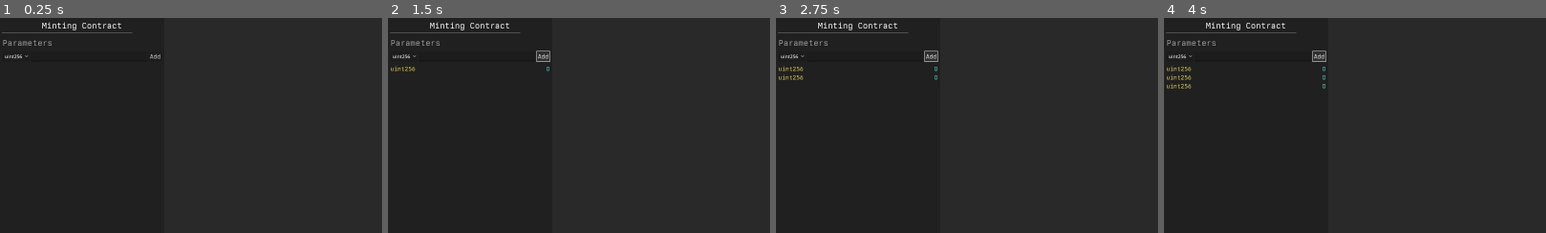
Above: before the commit, frames 1-4 (left to right).
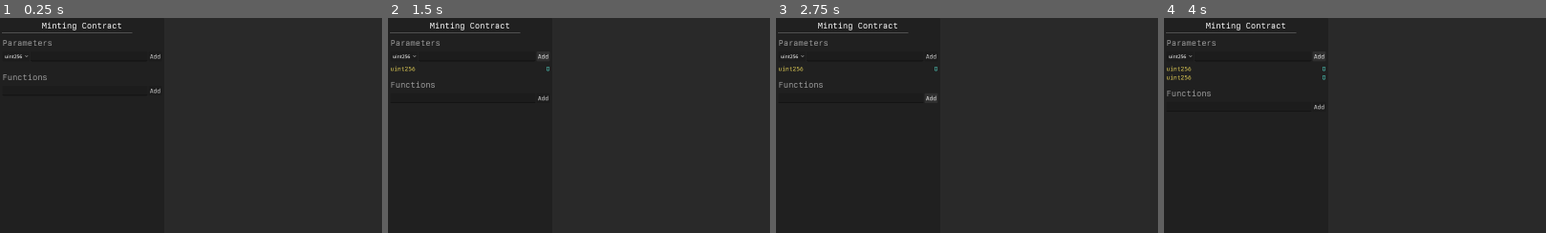
Above: after the commit, the same moments.

Repository: JackShort/vscripting
Game: Godot game, scene res://Main.tscn
Two runs of this game, one before a commit and one after it. Both use one fixed random seed, a clock stepped at 60 frames per second and the inputs below.
Inputs:
- Up to frame 1 (0.25 s): no input
- Up to frame 2 (1.5 s): click "uint256" at 0.5 s; click "Add" at 1.25 s
- Up to frame 3 (2.75 s): click "Add" at 2 s
- Up to frame 4 (4 s): click "uint256" at 2.75 s; click "Add" at 3.5 s
The pictures show only the part of the screen within x 0-50%, y 0-50%; the shares and areas given below are measured in that part.

The runs differ from the first frame. In frame 1, 0.2% of the frame differs, in the area x 0-42%, y 25-36%; in frame 2, 0.2%; in frame 3, 0.4%, in the area x 0-43%, y 15-39%; in frame 4, 0.3%.

Commit message:
function addition

Diff:
--- /dev/null
+++ b/FunctionsInputHandler.gd
@@ -0,0 +1,25 @@
+extends VBoxContainer
+
+@onready var param_display_scene = preload("res://ParameterDisplay.tscn")
+@onready var add_function_button = %AddFunctionButton
+@onready var function_input = %FunctionsInput
+@onready var function_container = %FunctionsContainer
+
+func _ready():
+    add_function_button.button_down.connect(_on_add_param)
+
+func _on_add_param():
+    var function_name = function_input.text
+
+    if not Global.vm_state.has("functions"):
+        Global.vm_state["functions"] = {}
+
+    var sol_function = SolFunction.new(function_name)
+    Global.vm_state["functions"][function_name]  = sol_function
+    var param_displayer = param_display_scene.instantiate()
+    function_container.add_child(param_displayer)
+    param_displayer.get_node("NameLabel").text = sol_function.name
+    param_displayer.get_node("TypeLabel").visible = false
+    param_displayer.get_node("Value").visible = false
+
+    function_input.clear()
--- a/Main.tscn
+++ b/Main.tscn
@@ -1,13 +1,16 @@
-[gd_scene load_steps=8 format=3 uid="uid://d23k47vwmjlya"]
+[gd_scene load_steps=10 format=3 uid="uid://d23k47vwmjlya"]
 
 [ext_resource type="Script" path="res://Graph.gd" id="1_dqnvj"]
 [ext_resource type="Script" path="res://GridRenderer.gd" id="1_eaphm"]
 [ext_resource type="Script" path="res://GridCam.gd" id="1_tuxxw"]
 [ext_resource type="Theme" uid="uid://bo8kigawanwjo" path="res://text_theme.tres" id="1_v7iym"]
 [ext_resource type="Script" path="res://ParameterInputHandler.gd" id="2_44j18"]
+[ext_resource type="Script" path="res://FunctionsInputHandler.gd" id="3_p7qvg"]
 [ext_resource type="PackedScene" uid="uid://dd45w0c6lva0" path="res://GraphNodeList.tscn" id="5_aqdkv"]
 
 [sub_resource type="StyleBoxEmpty" id="StyleBoxEmpty_jxtku"]
+
+[sub_resource type="StyleBoxEmpty" id="StyleBoxEmpty_83ecl"]
 
 [node name="Main" type="Node2D"]
 
@@ -42,12 +45,12 @@
 offset_right = 434.0
 offset_bottom = 44.0
 
-[node name="VBoxContainer" type="VBoxContainer" parent="UILayer/PanelContainer/MarginContainer/VBoxContainer"]
+[node name="ParametersSection" type="VBoxContainer" parent="UILayer/PanelContainer/MarginContainer/VBoxContainer"]
 layout_mode = 2
 theme_override_constants/separation = 12
 script = ExtResource("2_44j18")
 
-[node name="ParameterHeader" type="Label" parent="UILayer/PanelContainer/MarginContainer/VBoxContainer/VBoxContainer"]
+[node name="ParameterHeader" type="Label" parent="UILayer/PanelContainer/MarginContainer/VBoxContainer/ParametersSection"]
 layout_mode = 2
 theme = ExtResource("1_v7iym")
 theme_type_variation = &"HeaderLarge"
@@ -55,27 +58,60 @@
 text = "Parameters
 "
 
-[node name="ParameterInputHandler" type="HBoxContainer" parent="UILayer/PanelContainer/MarginContainer/VBoxContainer/VBoxContainer"]
+[node name="ParameterInputHandler" type="HBoxContainer" parent="UILayer/PanelContainer/MarginContainer/VBoxContainer/ParametersSection"]
 layout_mode = 2
 
-[node name="ParamTypeDropdown" type="OptionButton" parent="UILayer/PanelContainer/MarginContainer/VBoxContainer/VBoxContainer/ParameterInputHandler"]
+[node name="ParamTypeDropdown" type="OptionButton" parent="UILayer/PanelContainer/MarginContainer/VBoxContainer/ParametersSection/ParameterInputHandler"]
 unique_name_in_owner = true
 layout_mode = 2
 theme_override_styles/focus = SubResource("StyleBoxEmpty_jxtku")
 
-[node name="ParamInput" type="LineEdit" parent="UILayer/PanelContainer/MarginContainer/VBoxContainer/VBoxContainer/ParameterInputHandler"]
+[node name="ParamInput" type="LineEdit" parent="UILayer/PanelContainer/MarginContainer/VBoxContainer/ParametersSection/ParameterInputHandler"]
 unique_name_in_owner = true
 layout_mode = 2
 size_flags_horizontal = 3
 
-[node name="AddParamButton" type="Button" parent="UILayer/PanelContainer/MarginContainer/VBoxContainer/VBoxContainer/ParameterInputHandler"]
+[node name="AddParamButton" type="Button" parent="UILayer/PanelContainer/MarginContainer/VBoxContainer/ParametersSection/ParameterInputHandler"]
 unique_name_in_owner = true
 layout_mode = 2
 theme = ExtResource("1_v7iym")
 theme_override_font_sizes/font_size = 20
+theme_override_styles/focus = SubResource("StyleBoxEmpty_83ecl")
 text = "Add"
 
-[node name="ParameterContainer" type="VBoxContainer" parent="UILayer/PanelContainer/MarginContainer/VBoxContainer/VBoxContainer"]
+[node name="ParameterContainer" type="VBoxContainer" parent="UILayer/PanelContainer/MarginContainer/VBoxContainer/ParametersSection"]
+unique_name_in_owner = true
+layout_mode = 2
+
+[node name="FunctionsSection" type="VBoxContainer" parent="UILayer/PanelContainer/MarginContainer/VBoxContainer"]
+layout_mode = 2
+theme_override_constants/separation = 12
+script = ExtResource("3_p7qvg")
+
+[node name="FunctionsHeader" type="Label" parent="UILayer/PanelContainer/MarginContainer/VBoxContainer/FunctionsSection"]
+layout_mode = 2
+theme = ExtResource("1_v7iym")
+theme_type_variation = &"HeaderLarge"
+theme_override_colors/font_color = Color(1, 1, 1, 0.564706)
+text = "Functions"
+
+[node name="FunctionsInputHandler" type="HBoxContainer" parent="UILayer/PanelContainer/MarginContainer/VBoxContainer/FunctionsSection"]
+layout_mode = 2
+
+[node name="FunctionsInput" type="LineEdit" parent="UILayer/PanelContainer/MarginContainer/VBoxContainer/FunctionsSection/FunctionsInputHandler"]
+unique_name_in_owner = true
+layout_mode = 2
+size_flags_horizontal = 3
+
+[node name="AddFunctionButton" type="Button" parent="UILayer/PanelContainer/MarginContainer/VBoxContainer/FunctionsSection/FunctionsInputHandler"]
+unique_name_in_owner = true
+layout_mode = 2
+theme = ExtResource("1_v7iym")
+theme_override_font_sizes/font_size = 20
+theme_override_styles/focus = SubResource("StyleBoxEmpty_83ecl")
+text = "Add"
+
+[node name="FunctionsContainer" type="VBoxContainer" parent="UILayer/PanelContainer/MarginContainer/VBoxContainer/FunctionsSection"]
 unique_name_in_owner = true
 layout_mode = 2
 
--- /dev/null
+++ b/SolFunction.gd
@@ -0,0 +1,6 @@
+class_name SolFunction
+
+var name := ""
+
+func _init(_name: String):
+    name = _name
